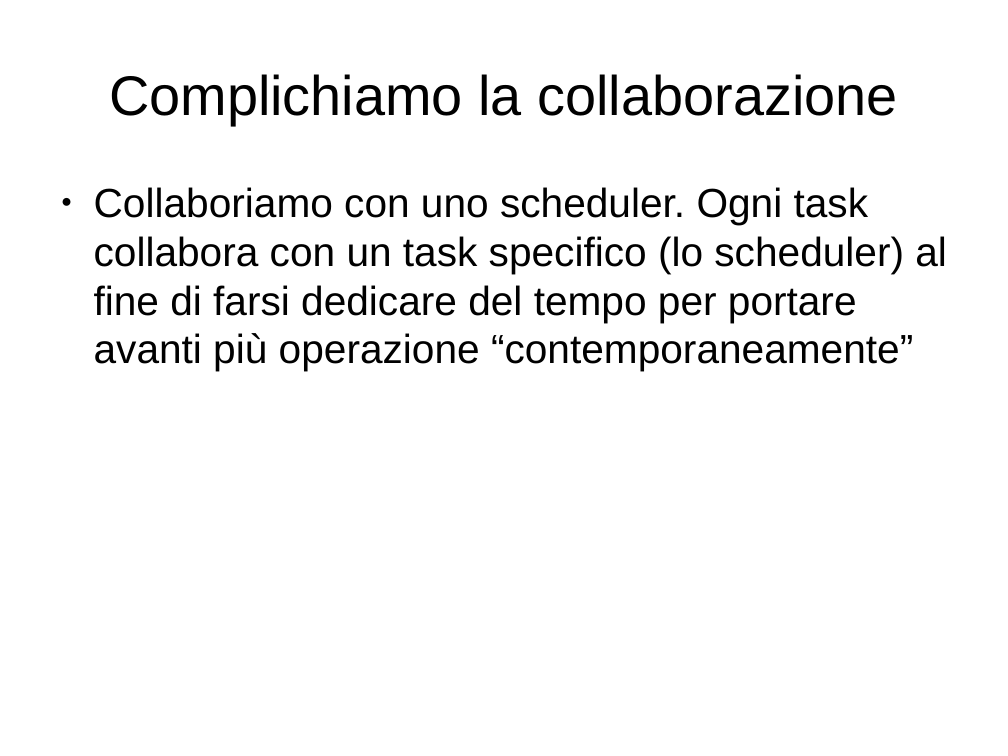
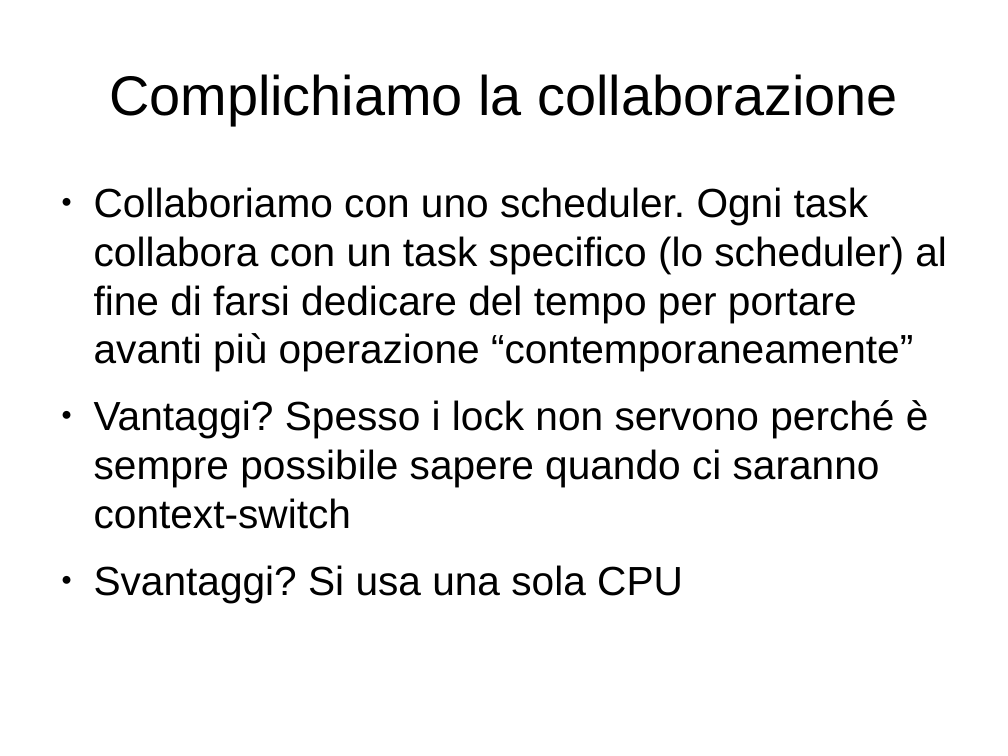
Before and after one commit to mdionisio/workshop_coroutine, a slide deck: slide 14 of presentazione.odp. Drawn at 1008x756 pixels with LibreOffice and Linux fonts; fonts in the diff are those of the drawing. Boxes give left, top, right and bottom in pixels: in the first picture for what was removed or moved away, otherwise in the second. Text is boxed around its words. In the diff, an @@ line names an element or a change of style, - is before the commit and + after.

```diff
--- a/presentazione.odp
+++ b/presentazione.odp
@@ text at (x1=94, y1=400, x2=929, y2=602): paragraphs added @@
+● Vantaggi? Spesso i lock non servono perché è sempre possibile sapere quando ci saranno context-switch
+● Svantaggi? Si usa una sola CPU
```
Also in this commit, not shown: 4 other slides changed.
